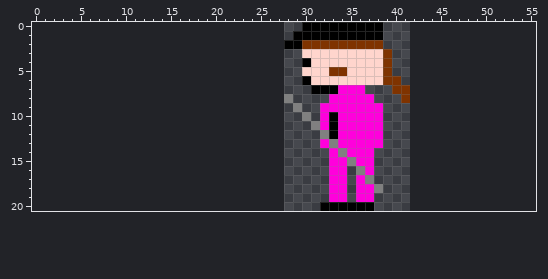
File history of a pixel-art sprite, CastleClashersClient/assets/infantry.png. Above, as it was before the edit.
The file is 14x21 pixels. The old version is drawn lined up with the new one, on the new canvas.
Once edited:
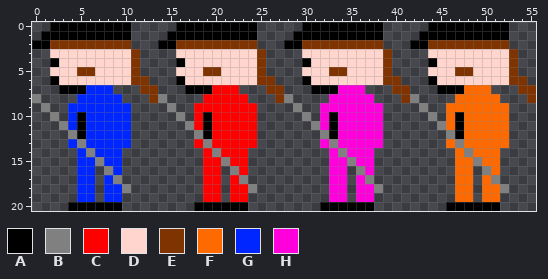
Palette (. is transparent): A #000000  B #808080  C #ff0000  D #ffd5cd  E #7f3300  F #ff6a00  G #0026ff  H #ff00dc
From old to new:
canvas 14x21 -> 56x21, the old top-left corner now at 28,0
Changed rows in their new state; - is an unchanged pixel.
first column x 0:
 0 --AAAAAAAAA-----AAAAAAAAA-------------------AAAAAAAAA---
 1 -AAAAAAAAAA----AAAAAAAAAA------------------AAAAAAAAAA---
 2 AAEEEEEEEEE---AAEEEEEEEEE-----------------AAEEEEEEEEE---
 3 --DDDDDDDDDE----DDDDDDDDDE------------------DDDDDDDDDE--
 4 --ADDDDDDDDE----ADDDDDDDDE------------------ADDDDDDDDE--
 5 --DDDEEDDDDE----DDDEEDDDDE------------------DDDEEDDDDE--
 6 --ADDDDDDDDEE---ADDDDDDDDEE-----------------ADDDDDDDDEE-
 7 ---AAAGGG---EE---AAACCC---EE-----------------AAAFFF---EE
 8 B----GGGGG---EB----CCCCC---E--------------B----FFFFF---E
 9 -B--GGGGGGG----B--CCCCCCC------------------B--FFFFFFF---
10 --B-GAGGGGG-----B-CACCCCC-------------------B-FAFFFFF---
11 ---BGAGGGGG------BCACCCCC--------------------BFAFFFFF---
12 ----BAGGGGG-------BACCCCC---------------------BAFFFFF---
13 ----GBGGGGG-------CBCCCCC---------------------FBFFFFF---
14 -----GBGGG---------CBCCC-----------------------FBFFF----
15 -----GGBGG---------CCBCC-----------------------FFBFF----
16 -----GG-BG---------CC-BC-----------------------FF-BF----
17 -----GG-GB---------CC-CB-----------------------FF-FB----
18 -----GG-GGB--------CC-CCB----------------------FF-FFB---
19 -----GG-GG---------CC-CC-----------------------FF-FF----
20 ----AAAAAA--------AAAAAA----------------------AAAAAA----
